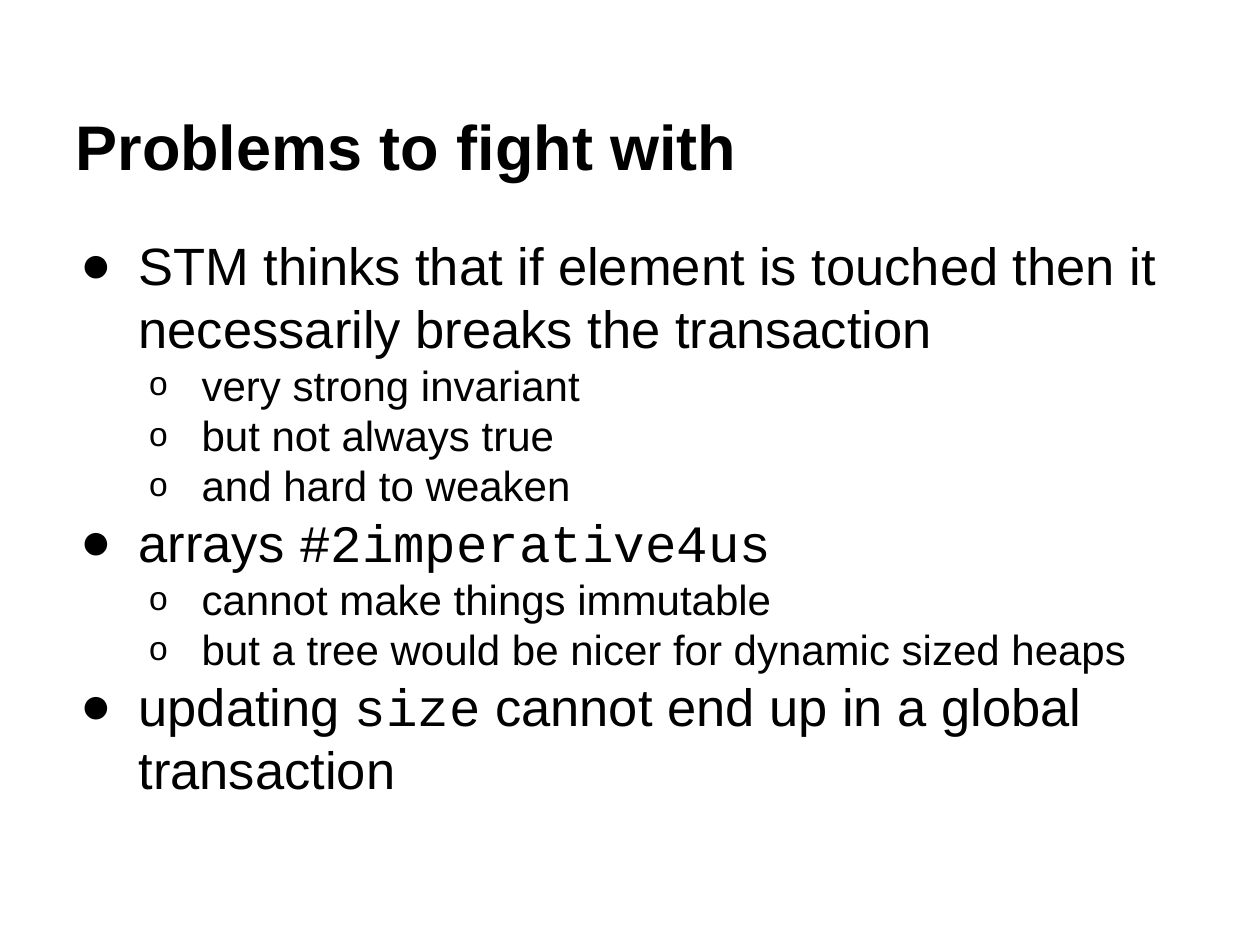
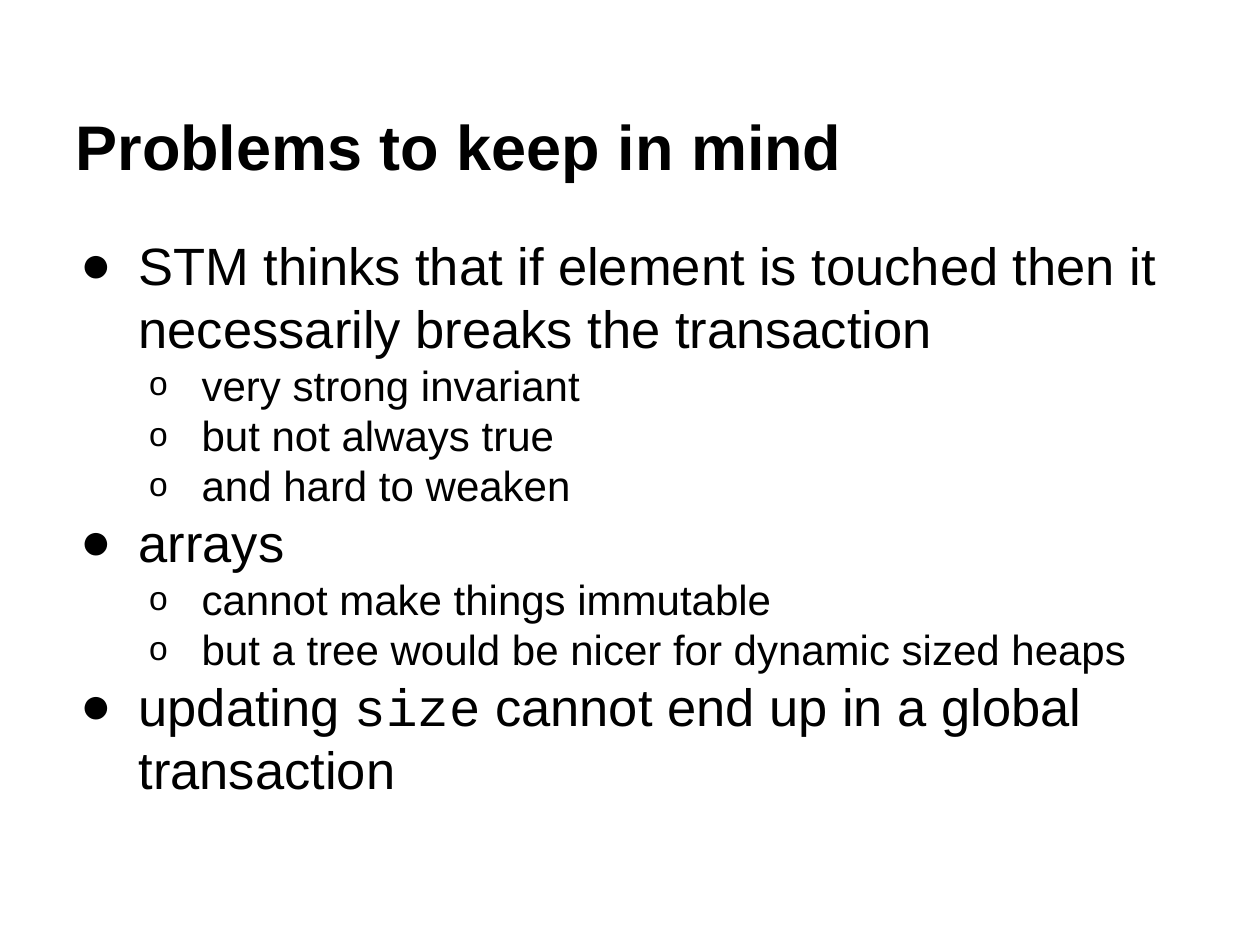
Before and after one commit to stupaq/stm-heaps, a slide deck: slide 7 of docs/stm-heap-slides.pptx. Drawn at 1260x945 pixels with LibreOffice and Linux fonts; fonts in the diff are those of the drawing. Boxes give left, top, right and bottom in pixels: in the first picture for what was removed or moved away, otherwise in the second. Text is boxed around its words. In the diff, an @@ line names an element or a change of style, - is before the commit and + after.

```diff
--- a/docs/stm-heap-slides.pptx
+++ b/docs/stm-heap-slides.pptx
@@ title at (76,124,841,181): text changed @@
-Problems to fight with
+Problems to keep in mind
@@ text at (139,533,285,573): text changed; font Courier New to Arial @@
-● arrays #2imperative4us
+● arrays
```
Also in this commit, not shown: 3 other slides changed, 1 other file.
